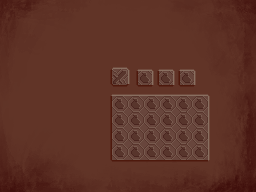
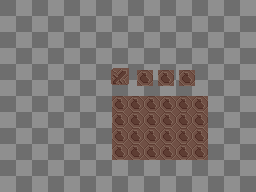
Comparing the layer stacks of the two 256 × 192 images. Changes:
hid group "over" (2 layers) over bbox(0, 0, 256, 192)
